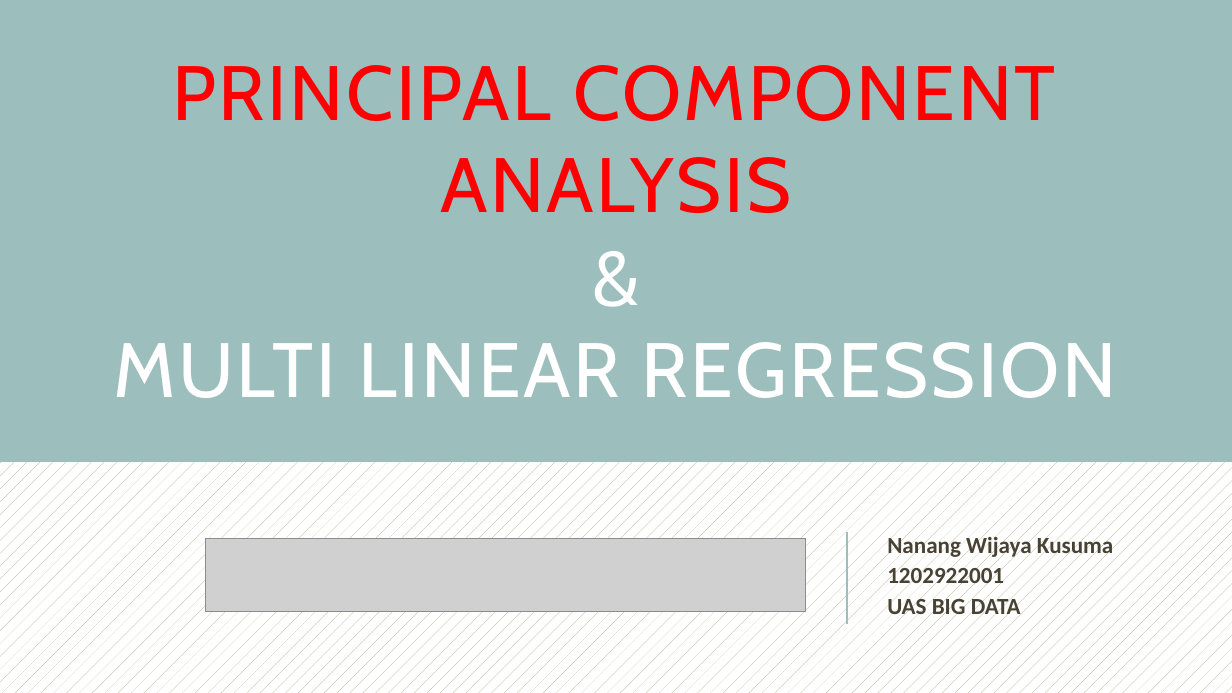
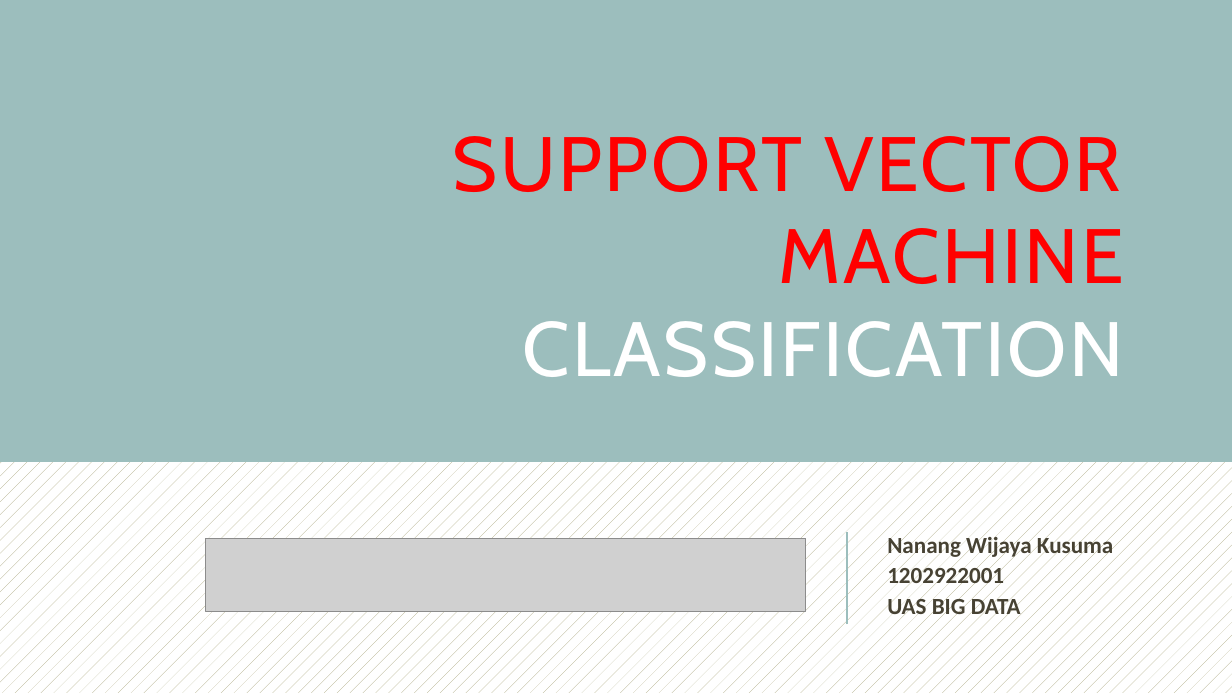
Before and after one commit to nw-kusuma/Big-Data-Class, a slide deck: slide 1 of BD00-UAS/decks/UAS-SVM-Nanang_Wijaya_Kusuma.pptx. Drawn at 1232x693 pixels with LibreOffice and Linux fonts; fonts in the diff are those of the drawing; grey boxes stand for pictures. Boxes give left, top, right and bottom in pixels: in the first picture for what was removed or moved away, otherwise in the second. Text is boxed around its words. In the diff, an @@ line names an element or a change of style, - is before the commit and + after.

```diff
--- a/BD00-UAS/decks/UAS-SVM-Nanang_Wijaya_Kusuma.pptx
+++ b/BD00-UAS/decks/UAS-SVM-Nanang_Wijaya_Kusuma.pptx
@@ text at (x1=453, y1=136, x2=1124, y2=377): text changed @@
-PRINCIPAL COMPONENT ANALYSIS
-&
-MULTI LINEAR REGRESSION
+SUPPORT VECTOR MACHINE
+CLASSIFICATION
```
